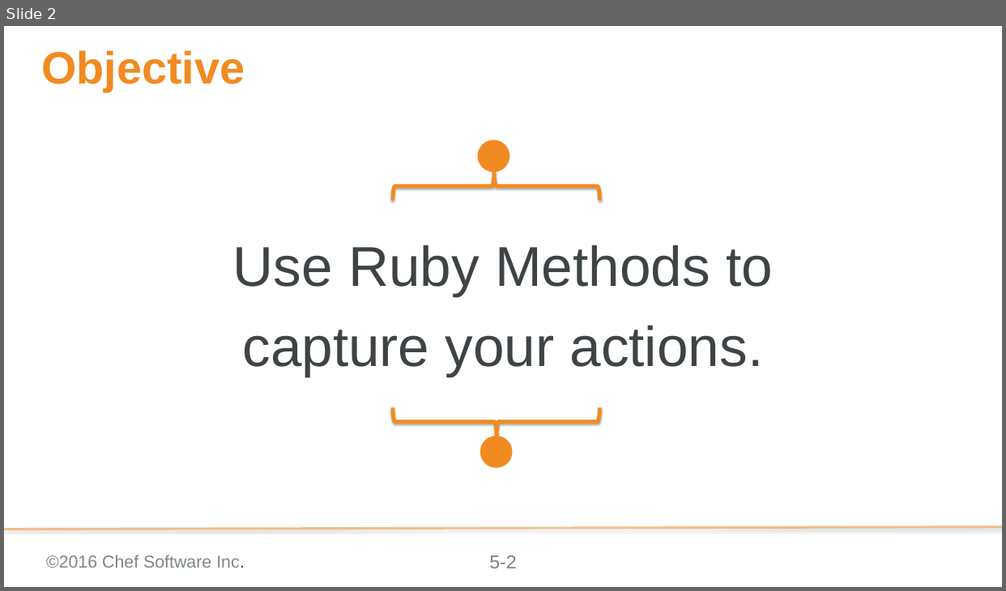
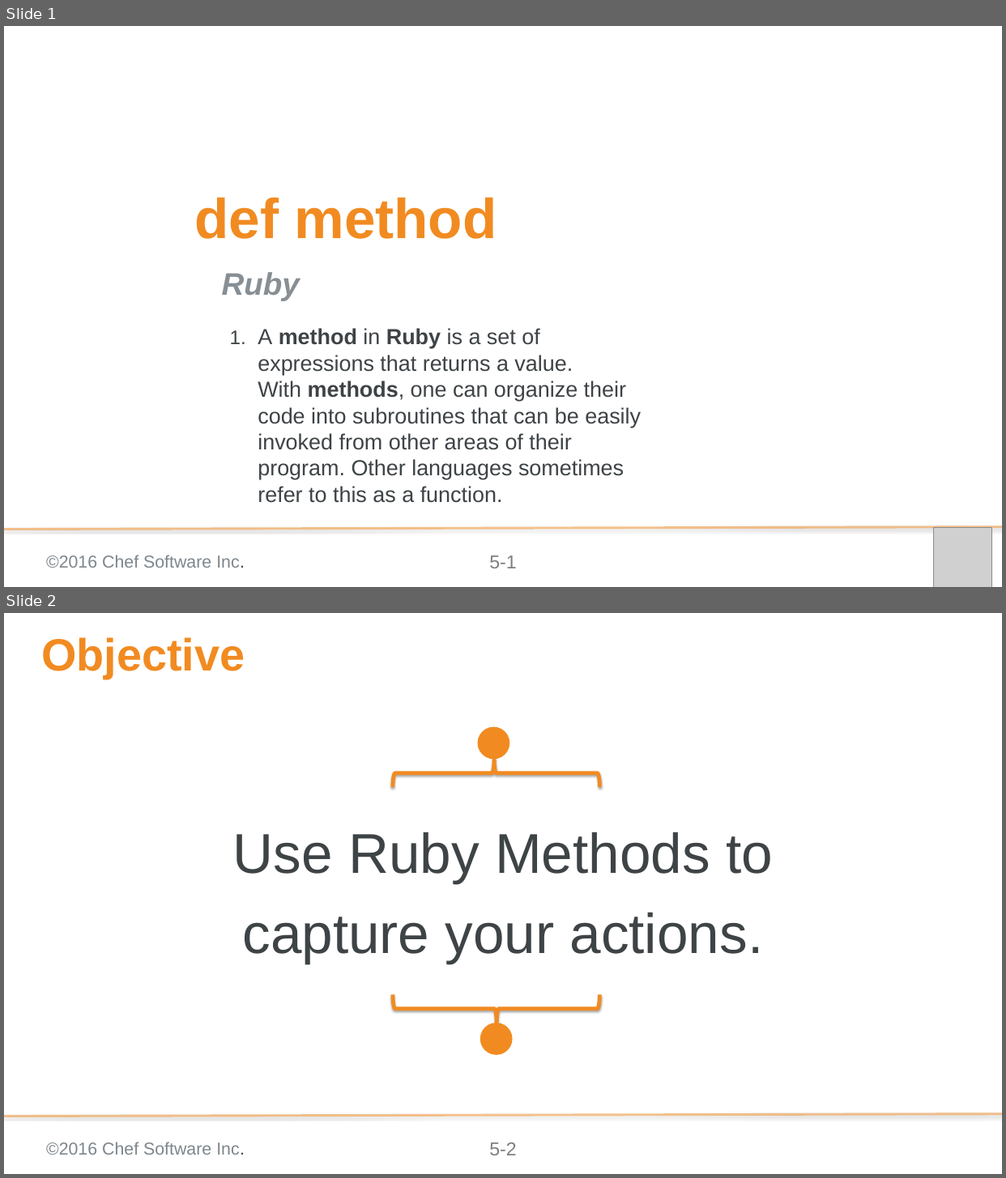
Before and after one commit to chef-training/elegant_tests, a slide deck: 05-def_method.pptx. Shown one above the other, each under a label of ours: slide 2 before the commit, slides 1 and 2 after it. The pictures are 1006x591 and 1006x1178 pixels, drawn with LibreOffice and Linux fonts; fonts in the diff are those of the drawing; grey boxes stand for pictures; background and template pictures are left out. Boxes give left, top, right and bottom in pixels: in the first picture for what was removed or moved away, otherwise in the second. Text is boxed around its words. In the diff, an @@ line names an element or a change of style, - is before the commit and + after.

```diff
--- a/05-def_method.pptx
+++ b/05-def_method.pptx
@@ slide 1 added at (4,26,1002,587), background picture (left out); not listed: 3 template elements that a slide beside it also shows @@
@@ title added at (194,197,496,239), 72 pt, text #F18B21, bold @@
+def method
@@ text added at (222,272,300,301), 40 pt, text #878F94, bold, italic @@
+Ruby
@@ text added at (258,328,641,503), 28 pt, text #3E4346 @@
+1. A method in Ruby is a set of expressions that returns a value. With methods, one can organize their code into subroutines that can be easily invoked from other areas of their program. Other languages sometimes refer to this as a function.
@@ picture added at (933,527,992,587) @@
```
Also in this commit, not shown: 8 slides removed.
